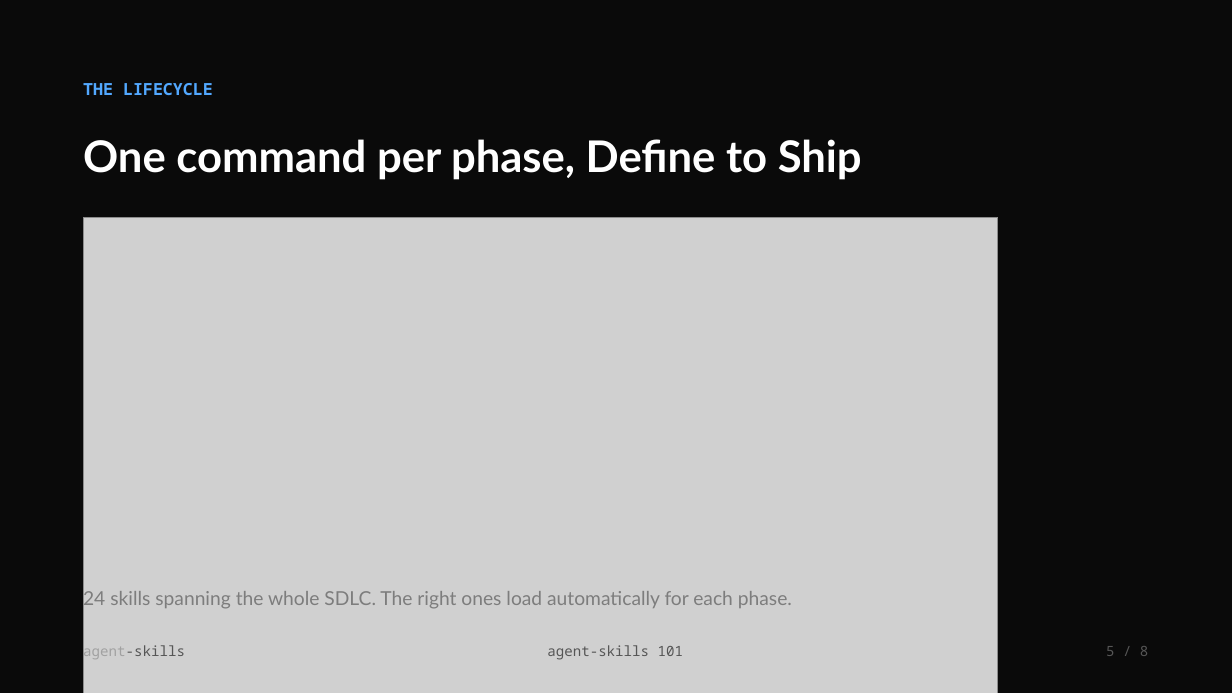
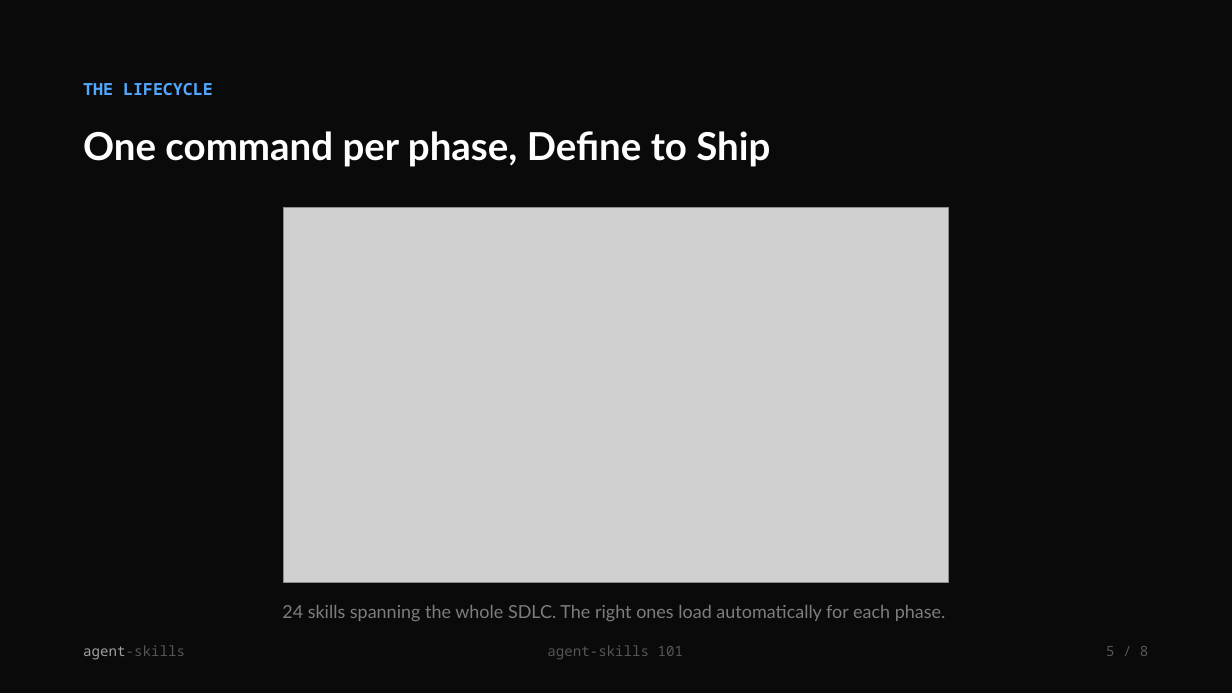
Before and after one commit to addyosmani/skills.addy.ie, a slide deck: slide 5 of public/teach/decks/agent-skills-101.pptx. Drawn at 1232x693 pixels with LibreOffice and Linux fonts; fonts in the diff are those of the drawing; grey boxes stand for pictures. Boxes give left, top, right and bottom in pixels: in the first picture for what was removed or moved away, otherwise in the second. Text is boxed around its words. In the diff, an @@ line names an element or a change of style, - is before the commit and + after.

Commit message:
Fix deck responsiveness and PPTX slide overflow
HTML decks:
- Mobile-first layout that adapts to the viewport instead of scaling a
  fixed 16:9 canvas down; switches to a framed 16:9 slide with
  container-query-unit text sizing only on larger landscape screens
- Text now always fits the slide (cqh units) so nothing overflows the canvas
- Added a 'best on desktop / rotate to landscape' hint on small portrait screens
- Larger tap targets for slide nav

PPTX decks:
- Constrain diagram images by height so they never run past the slide edge
- Trim font sizes and box geometry for safe vertical fit
- Verified every shape stays within the 7.5in slide bounds

```diff
--- a/public/teach/decks/agent-skills-101.pptx
+++ b/public/teach/decks/agent-skills-101.pptx
@@ text "One command per phase, Define ...": place and size @@
-text "One command per phase, Define ..." at (83, 139, 862, 180)
+text "One command per phase, Define ..." at (83, 131, 770, 167)
@@ text "One command per phase, Define ..." at (83, 131, 770, 167): size 34 to 30 pt @@
@@ picture: place and size @@
-picture at (83, 217, 998, 693)
+picture at (284, 208, 949, 582)
@@ text "24 skills spanning the whole ...": place and size @@
-text "24 skills spanning the whole ..." at (83, 589, 792, 610)
+text "24 skills spanning the whole ..." at (282, 605, 946, 621)
@@ text "24 skills spanning the whole ..." at (282, 605, 946, 621): size 15 to 14 pt; alignment left to centre @@
```
Also in this commit, not shown: 7 other slides changed, 7 other files.
